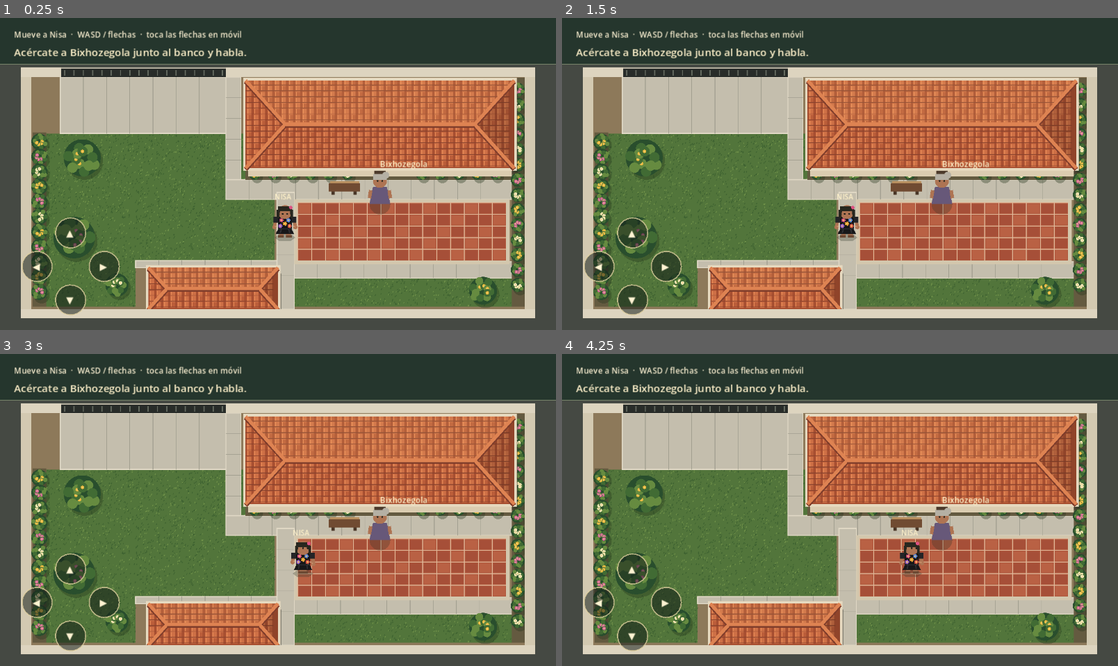
Above: before the commit, frames 1-4 (two rows, left to right).
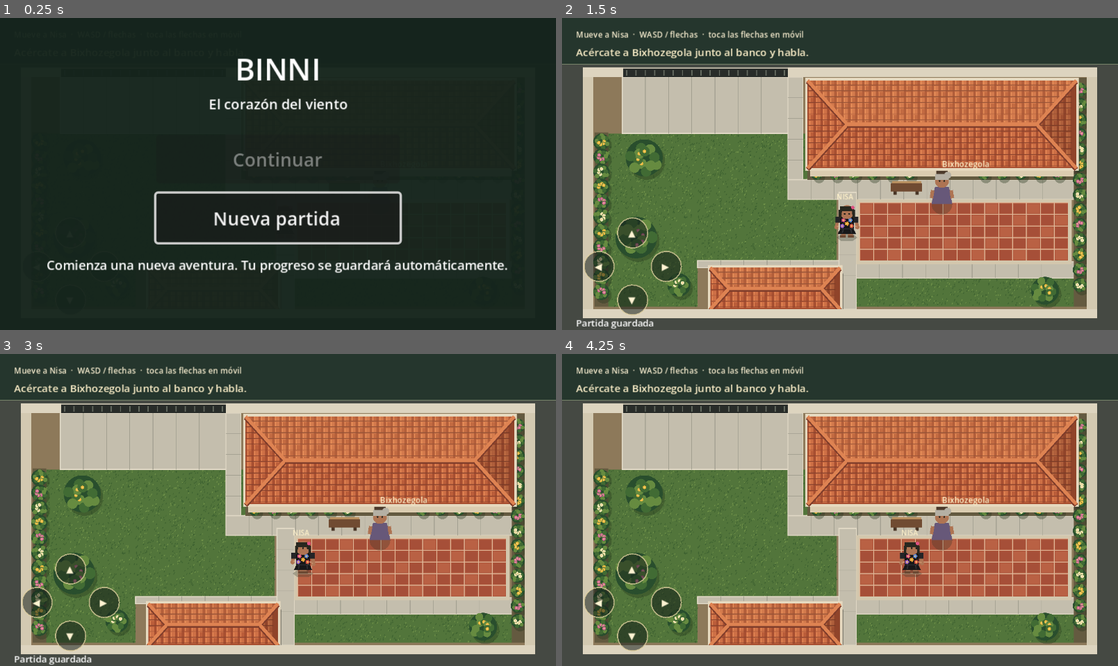
Above: after the commit, the same moments.

Repository: aquinoaldair/BinniGame
Game: Godot game, scene res://scenes/main.tscn
Same seed, same stepped clock (60 frames per second), same inputs: the game is played once before the commit and once after it.
Inputs (mouse positions are in pixels of both pictures, inside the frame that each line leads up to):
- Up to frame 1 (0.25 s): no input
- Up to frame 2 (1.5 s): click (840, 217) at 0.5 s, where only the run after the commit has a clickable "Nueva partida"; tap Enter at 1.25 s; drag from (840, 174) to (895, 105) at 1.27 s
- Up to frame 3 (3 s): tap Space at 2 s; drag from (166, 525) to (250, 572) at 2.02 s; tap Enter at 2.75 s; move the mouse to (333, 441) at 2.77 s; hold D (move_right) from 2.78 s (still down); tap E at 2.85 s; click (333, 441) at 2.92 s
- Up to frame 4 (4.25 s): release D (move_right) at 3.5 s; drag from (812, 572) to (673, 463) at 3.52 s

The runs differ from the first frame. In frame 1, 86% of the frame differs, in the area x 0-100%, y 3-100%; in frame 2, 0.2%; in frame 3, 0.2%; in frame 4, nothing differs.

Commit message:
Add autosave and continue or new game menu

Diff:
--- a/scripts/patio_story.gd
+++ b/scripts/patio_story.gd
@@ -1,4 +1,6 @@
 extends Node2D
+
+signal progress_committed
 
 # Relato ficticio provisional: no incluye traducciones ni costumbres atribuidas a la región.
 const FAMILY_POSITION := Vector2(328, 156)
@@ -159,6 +161,7 @@
 		pending_companion = false
 	_update_objective()
 	queue_redraw()
+	progress_committed.emit()
 
 
 func _update_objective() -> void:
--- /dev/null
+++ b/scripts/save_session.gd
@@ -0,0 +1,189 @@
+extends Node
+
+const SaveStore = preload("res://scripts/save_store.gd")
+const AUTOSAVE_INTERVAL := 10.0
+
+var store := SaveStore.new()
+var saved_game: Dictionary = {}
+var running := false
+var elapsed := 0.0
+var status_time := 0.0
+var menu_layer: CanvasLayer
+var continue_button: Button
+var new_button: Button
+var menu_message: Label
+var confirmation: ConfirmationDialog
+var save_status: Label
+@onready var world = get_parent()
+@onready var player = world.get_node("Nisa")
+@onready var companion = world.get_node("Gela")
+@onready var story = world.get_node("PatioStory")
+
+
+func _ready() -> void:
+	process_mode = Node.PROCESS_MODE_ALWAYS
+	store.save_path = world.save_path
+	saved_game = store.load_game()
+	story.progress_committed.connect(_save_now)
+	get_tree().auto_accept_quit = false
+	_build_menu()
+	get_tree().paused = true
+	if continue_button.disabled:
+		new_button.grab_focus()
+	else:
+		continue_button.grab_focus()
+
+
+func _build_menu() -> void:
+	menu_layer = CanvasLayer.new()
+	menu_layer.layer = 20
+	add_child(menu_layer)
+	var background := ColorRect.new()
+	background.color = Color(0.08, 0.14, 0.11, 0.96)
+	background.set_anchors_and_offsets_preset(Control.PRESET_FULL_RECT)
+	menu_layer.add_child(background)
+	var title := Label.new()
+	title.text = "BINNI"
+	title.position = Vector2(40, 26)
+	title.size = Vector2(400, 36)
+	title.horizontal_alignment = HORIZONTAL_ALIGNMENT_CENTER
+	title.add_theme_font_size_override("font_size", 26)
+	menu_layer.add_child(title)
+	var subtitle := Label.new()
+	subtitle.text = "El corazón del viento"
+	subtitle.position = Vector2(40, 66)
+	subtitle.size = Vector2(400, 20)
+	subtitle.horizontal_alignment = HORIZONTAL_ALIGNMENT_CENTER
+	subtitle.add_theme_font_size_override("font_size", 12)
+	menu_layer.add_child(subtitle)
+	continue_button = Button.new()
+	continue_button.text = "Continuar"
+	continue_button.position = Vector2(135, 101)
+	continue_button.size = Vector2(210, 42)
+	continue_button.disabled = saved_game.is_empty()
+	continue_button.pressed.connect(_continue_game)
+	menu_layer.add_child(continue_button)
+	new_button = Button.new()
+	new_button.text = "Nueva partida"
+	new_button.position = Vector2(135, 152)
+	new_button.size = Vector2(210, 42)
+	new_button.pressed.connect(_request_new_game)
+	menu_layer.add_child(new_button)
+	menu_message = Label.new()
+	menu_message.position = Vector2(40, 206)
+	menu_message.size = Vector2(400, 48)
+	menu_message.horizontal_alignment = HORIZONTAL_ALIGNMENT_CENTER
+	menu_message.autowrap_mode = TextServer.AUTOWRAP_WORD_SMART
+	menu_message.add_theme_font_size_override("font_size", 11)
+	if store.used_backup:
+		menu_message.text = "Continuar recuperará la última copia de respaldo."
+	elif saved_game.is_empty():
+		menu_message.text = "No se encontró una partida válida." if store.has_files() else "Comienza una nueva aventura. Tu progreso se guardará automáticamente."
+	else:
+		menu_message.text = "Tu partida está lista para continuar."
+	menu_layer.add_child(menu_message)
+	confirmation = ConfirmationDialog.new()
+	confirmation.title = "Nueva partida"
+	confirmation.dialog_text = "Se reemplazará la partida guardada. ¿Empezar de nuevo?"
+	confirmation.dialog_autowrap = true
+	confirmation.ok_button_text = "Empezar"
+	confirmation.cancel_button_text = "Cancelar"
+	confirmation.confirmed.connect(_new_game)
+	menu_layer.add_child(confirmation)
+	var status_layer := CanvasLayer.new()
+	status_layer.layer = 7
+	add_child(status_layer)
+	save_status = Label.new()
+	save_status.position = Vector2(12, 258)
+	save_status.add_theme_font_size_override("font_size", 8)
+	save_status.mouse_filter = Control.MOUSE_FILTER_IGNORE
+	status_layer.add_child(save_status)
+
+
+func _request_new_game() -> void:
+	if store.has_files():
+		confirmation.popup_centered(Vector2i(350, 130))
+	else:
+		_new_game()
+
+
+func _new_game() -> void:
+	var error := store.write_game(_capture_state(), true)
+	if error != OK:
+		menu_message.text = "No se pudo guardar la nueva partida. Intenta nuevamente."
+		return
+	_begin_play()
+
+
+func _continue_game() -> void:
+	if saved_game.is_empty():
+		return
+	player.position = world.safe_save_position(_vector(saved_game["nisa_position"]))
+	companion.position = world.safe_save_position(_vector(saved_game["gela"]["position"]))
+	story.stage = int(saved_game["stage"])
+	story.pending_stage = story.stage
+	if saved_game["gela"]["available"]:
+		companion.appear()
+	if saved_game["gela"]["following"]:
+		companion.start_following(player)
+	story._update_objective()
+	story.queue_redraw()
+	_begin_play()
+
+
+func _begin_play() -> void:
+	running = true
+	player.can_move = true
+	menu_layer.hide()
+	# Suelta entradas mantenidas mientras se pulsaban los botones del menú.
+	for action in ["move_left", "move_right", "move_up", "move_down"]:
+		Input.action_release(action)
+	get_tree().paused = false
+	_save_now()
+
+
+func _capture_state() -> Dictionary:
+	# Durante un diálogo, stage sigue siendo el último objetivo completado.
+	return {
+		"version": SaveStore.SAVE_VERSION,
+		"scene": "patio",
+		"stage": story.stage,
+		"nisa_position": [player.position.x, player.position.y],
+		"gela": {
+			"available": companion.available,
+			"following": companion.following,
+			"position": [companion.position.x, companion.position.y],
+		},
+	}
+
+
+func _vector(value: Array) -> Vector2:
+	return Vector2(value[0], value[1])
+
+
+func _save_now() -> void:
+	if not running:
+		return
+	var error := store.write_game(_capture_state())
+	elapsed = 0.0
+	save_status.text = "Partida guardada" if error == OK else "No se pudo guardar la partida"
+	status_time = 2.5 if error == OK else 10.0
+
+
+func _process(delta: float) -> void:
+	if not running:
+		return
+	elapsed += delta
+	status_time -= delta
+	if status_time <= 0:
+		save_status.text = ""
+	if elapsed >= AUTOSAVE_INTERVAL:
+		_save_now()
+
+
+func _notification(what: int) -> void:
+	if what == NOTIFICATION_APPLICATION_PAUSED or what == NOTIFICATION_APPLICATION_FOCUS_OUT:
+		_save_now()
+	elif what == NOTIFICATION_WM_CLOSE_REQUEST:
+		_save_now()
+		get_tree().quit()
--- /dev/null
+++ b/scripts/save_store.gd
@@ -0,0 +1,89 @@
+extends RefCounted
+
+const SAVE_VERSION := 1
+
+var save_path := "user://partida.json"
+var used_backup := false
+
+
+func load_game() -> Dictionary:
+	used_backup = false
+	var data := _read_valid(save_path)
+	if data.is_empty():
+		data = _read_valid(save_path + ".bak")
+		used_backup = not data.is_empty()
+	return data
+
+
+func has_files() -> bool:
+	return FileAccess.file_exists(save_path) or FileAccess.file_exists(save_path + ".bak")
+
+
+func write_game(data: Dictionary, reset_backup := false) -> Error:
+	if not _is_valid(data):
+		return ERR_INVALID_DATA
+	var directory := ProjectSettings.globalize_path(save_path).get_base_dir()
+	var error := DirAccess.make_dir_recursive_absolute(directory)
+	if error != OK:
+		return error
+	var temporary := save_path + ".tmp"
+	var file := FileAccess.open(temporary, FileAccess.WRITE)
+	if file == null:
+		return FileAccess.get_open_error()
+	file.store_string(JSON.stringify(data, "\t"))
+	file.flush()
+	error = file.get_error()
+	file.close()
+	if error != OK:
+		return error
+	# Una partida dañada nunca reemplaza el respaldo que todavía es válido.
+	if not _read_valid(save_path).is_empty():
+		error = DirAccess.copy_absolute(save_path, save_path + ".bak")
+		if error != OK:
+			return error
+	error = DirAccess.rename_absolute(temporary, save_path)
+	if error != OK:
+		return error
+	if reset_backup or not FileAccess.file_exists(save_path + ".bak"):
+		return DirAccess.copy_absolute(save_path, save_path + ".bak")
+	return OK
+
+
+func _read_valid(path: String) -> Dictionary:
+	if not FileAccess.file_exists(path):
+		return {}
+	var file := FileAccess.open(path, FileAccess.READ)
+	if file == null or file.get_length() > 65536:
+		return {}
+	var json := JSON.new()
+	if json.parse(file.get_as_text()) != OK or not _is_valid(json.data):
+		return {}
+	return json.data
+
+
+func _is_valid(data: Variant) -> bool:
+	if not data is Dictionary or data.get("version") != SAVE_VERSION:
+		return false
+	if data.get("scene") != "patio" or not _is_number(data.get("stage")):
+		return false
+	var stage: float = data["stage"]
+	if stage != floorf(stage) or stage < 0 or stage > 3:
+		return false
+	if not _is_position(data.get("nisa_position")):
+		return false
+	var gela: Variant = data.get("gela")
+	if not gela is Dictionary or not _is_position(gela.get("position")):
+		return false
+	if not gela.get("available") is bool or not gela.get("following") is bool:
+		return false
+	return gela["available"] == (stage == 3) and (not gela["following"] or gela["available"])
+
+
+func _is_number(value: Variant) -> bool:
+	return (value is int or value is float) and is_finite(float(value))
+
+
+func _is_position(value: Variant) -> bool:
+	if not value is Array or value.size() != 2:
+		return false
+	return _is_number(value[0]) and _is_number(value[1]) and value[0] >= 0 and value[0] <= 480 and value[1] >= 0 and value[1] <= 270
--- a/scripts/world.gd
+++ b/scripts/world.gd
@@ -1,6 +1,10 @@
 extends Node2D
 
 const TouchControls = preload("res://scripts/touch_controls.gd")
+const SaveSession = preload("res://scripts/save_session.gd")
+
+@export var start_menu_enabled := true
+@export var save_path := "user://partida.json"
 
 
 const MAIN_HOUSE := Rect2(212, 54, 232, 76)
@@ -30,6 +34,10 @@
 	var controls := TouchControls.new()
 	controls.set_anchors_and_offsets_preset(Control.PRESET_FULL_RECT)
 	layer.add_child(controls)
+	if start_menu_enabled:
+		var session := SaveSession.new()
+		session.name = "SaveSession"
+		add_child(session)
 
 
 func _draw() -> void:
@@ -135,6 +143,16 @@
 
 func get_companion_path(from: Vector2, to: Vector2) -> PackedVector2Array:
 	return companion_grid.get_point_path(_nearest_walkable_cell(from), _nearest_walkable_cell(to))
+
+
+func safe_save_position(point: Vector2) -> Vector2:
+	var clamped := Vector2(
+		clampf(point.x, WALKABLE_BOUNDS.position.x, WALKABLE_BOUNDS.end.x),
+		clampf(point.y, WALKABLE_BOUNDS.position.y, WALKABLE_BOUNDS.end.y)
+	)
+	if MAIN_HOUSE.grow(7).has_point(clamped) or SMALL_HOUSE.grow(7).has_point(clamped):
+		return companion_grid.get_point_position(_nearest_walkable_cell(clamped))
+	return clamped
 
 
 func get_companion_rest_position(player_position: Vector2, away: Vector2, distance: float) -> Vector2:
--- a/tests/test_companion.gd
+++ b/tests/test_companion.gd
@@ -62,6 +62,7 @@
 
 func _run() -> void:
 	var scene = load("res://scenes/main.tscn").instantiate()
+	scene.start_menu_enabled = false
 	root.add_child(scene)
 	await process_frame
 	var player = scene.get_node("Nisa")
--- /dev/null
+++ b/tests/test_save.gd
@@ -0,0 +1,135 @@
+extends SceneTree
+
+const SaveStore = preload("res://scripts/save_store.gd")
+var failures := 0
+var test_path := "user://test_saves/%s/partida.json" % OS.get_process_id()
+
+
+func _initialize() -> void:
+	call_deferred("_run")
+
+
+func _check(condition: bool, message: String) -> void:
+	if not condition:
+		failures += 1
+		push_error(message)
+
+
+func _open_scene():
+	var scene = load("res://scenes/main.tscn").instantiate()
+	scene.save_path = test_path
+	root.add_child(scene)
+	return scene
+
+
+func _close_scene(scene: Node) -> void:
+	scene.queue_free()
+	paused = false
+	await process_frame
+
+
+func _run() -> void:
+	var store := SaveStore.new()
+	store.save_path = test_path
+	var scene = _open_scene()
+	var session = scene.get_node("SaveSession")
+	_check(paused and session.continue_button.disabled, "El menú sin partida no bloquea el juego o permite continuar.")
+	_check(not store.has_files(), "Abrir el menú creó una partida sin elegir Nueva partida.")
+	session.new_button.pressed.emit()
+	_check(not paused and session.running, "Nueva partida no inicia el juego.")
+	_check(store.load_game().get("stage") == 0, "No se guardó la partida inicial.")
+	var player = scene.get_node("Nisa")
+	var story = scene.get_node("PatioStory")
+	player.position = story.FAMILY_POSITION + Vector2(0, 12)
+	story._interact()
+	for line in range(3):
+		story._advance_dialogue()
+	_check(store.load_game().get("stage") == 1, "No se autoguardó el objetivo del cuaderno.")
+	player.position = story.OBJECT_POSITION
+	story._interact()
+	session._save_now()
+	_check(store.load_game().get("stage") == 1, "El guardado en medio del diálogo adelantó el objetivo.")
+	await _close_scene(scene)
+
+	scene = _open_scene()
+	session = scene.get_node("SaveSession")
+	_check(not session.continue_button.disabled, "Continuar no reconoce la partida válida.")
+	session.continue_button.pressed.emit()
+	player = scene.get_node("Nisa")
+	story = scene.get_node("PatioStory")
+	var companion = scene.get_node("Gela")
+	_check(story.stage == story.Stage.SEARCH and story.dialogue.is_empty() and player.can_move, "No se restauró el último objetivo completo.")
+	_check(player.position == story.OBJECT_POSITION and not companion.available, "No se restauró la posición o Gela apareció antes de tiempo.")
+	story._interact()
+	story._advance_dialogue()
+	_check(store.load_game().get("stage") == 2, "Recoger el cuaderno no se guardó.")
+	player.position = story.FAMILY_POSITION + Vector2(0, 12)
+	story._interact()
+	for line in range(3):
+		story._advance_dialogue()
+	_check(store.load_game()["gela"]["available"], "La aparición de Gela no se guardó.")
+	player.position = companion.position + Vector2(20, 0)
+	story._interact()
+	story._advance_dialogue()
+	story._advance_dialogue()
+	_check(store.load_game()["gela"]["following"], "El saludo a Gela no se guardó.")
+	player.position = Vector2(110, 125)
+	companion.position = Vector2(145, 130)
+	session._process(session.AUTOSAVE_INTERVAL)
+	_check(session._vector(store.load_game()["nisa_position"]) == Vector2(110, 125), "El autoguardado periódico perdió la posición.")
+	player.position = Vector2(112, 126)
+	session._notification(Node.NOTIFICATION_APPLICATION_PAUSED)
+	_check(session._vector(store.load_game()["nisa_position"]) == Vector2(112, 126), "Pasar a segundo plano no guarda la partida.")
+	await _close_scene(scene)
+
+	scene = _open_scene()
+	session = scene.get_node("SaveSession")
+	session.continue_button.pressed.emit()
+	_check(scene.get_node("Gela").following and scene.get_node("Gela").visible, "Continuar no restaura a Gela como compañera.")
+	_check(scene.get_node("Nisa").position == Vector2(112, 126), "Continuar perdió la posición de Nisa.")
+	await _close_scene(scene)
+
+	# Corrupción del archivo principal: se recupera el respaldo válido.
+	var file := FileAccess.open(test_path, FileAccess.WRITE)
+	file.store_string("{archivo incompleto")
+	file.close()
+	scene = _open_scene()
+	session = scene.get_node("SaveSession")
+	_check(session.store.used_backup and not session.continue_button.disabled, "No se recuperó el respaldo.")
+	session.continue_button.pressed.emit()
+	_check(scene.get_node("Gela").following, "La recuperación perdió el encuentro con Gela.")
+	_check(not store.load_game().is_empty() and not store.used_backup, "Continuar no reparó el archivo principal.")
+	await _close_scene(scene)
+
+	scene = _open_scene()
+	session = scene.get_node("SaveSession")
+	var previous := FileAccess.get_file_as_string(test_path)
+	session.new_button.pressed.emit()
+	_check(session.confirmation.visible and paused, "Nueva partida no confirma el reemplazo.")
+	session.confirmation.canceled.emit()
+	session.confirmation.hide()
+	_check(FileAccess.get_file_as_string(test_path) == previous, "Cancelar reemplazó la partida.")
+	session.new_button.pressed.emit()
+	session.confirmation.confirmed.emit()
+	session.confirmation.hide()
+	_check(store.load_game().get("stage") == 0 and not scene.get_node("Gela").available, "Nueva partida no reinició el progreso.")
+	await _close_scene(scene)
+	# El respaldo también debe reiniciarse para no recuperar la aventura anterior.
+	file = FileAccess.open(test_path, FileAccess.WRITE)
+	file.store_string("[]")
+	file.close()
+	_check(store.load_game().get("stage") == 0 and store.used_backup, "El respaldo de Nueva partida conserva el progreso anterior.")
+	file = FileAccess.open(test_path + ".bak", FileAccess.WRITE)
+	file.store_string('{"version":99}')
+	file.close()
+	scene = _open_scene()
+	session = scene.get_node("SaveSession")
+	_check(session.continue_button.disabled, "Continuar acepta archivos inválidos o versiones desconocidas.")
+	await _close_scene(scene)
+	for suffix in ["", ".bak", ".tmp"]:
+		if FileAccess.file_exists(test_path + suffix):
+			DirAccess.remove_absolute(test_path + suffix)
+	DirAccess.remove_absolute(test_path.get_base_dir())
+	if failures == 0:
+		print("PASS: menú, nueva partida, continuar, autoguardado, Gela, diálogos, respaldo y archivos inválidos.")
+	quit(1 if failures else 0)
Not shown, added: scripts/save_session.gd.uid
Not shown, added: scripts/save_store.gd.uid
Not shown, added: tests/test_save.gd.uid
Not shown, changed: AGENTS.md
Not shown, changed: README.md
